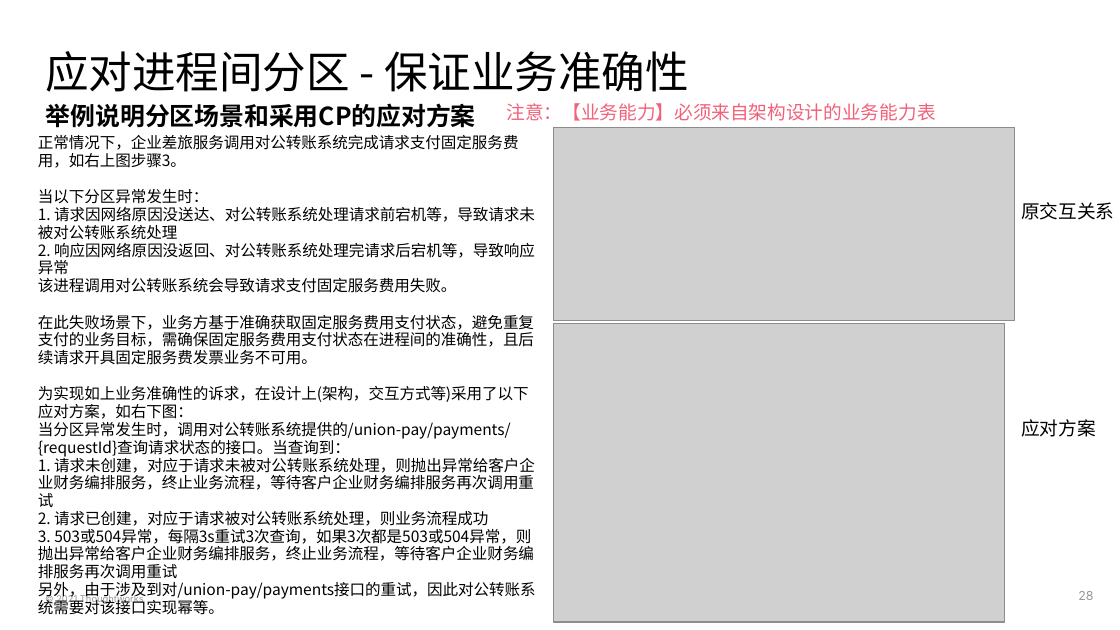
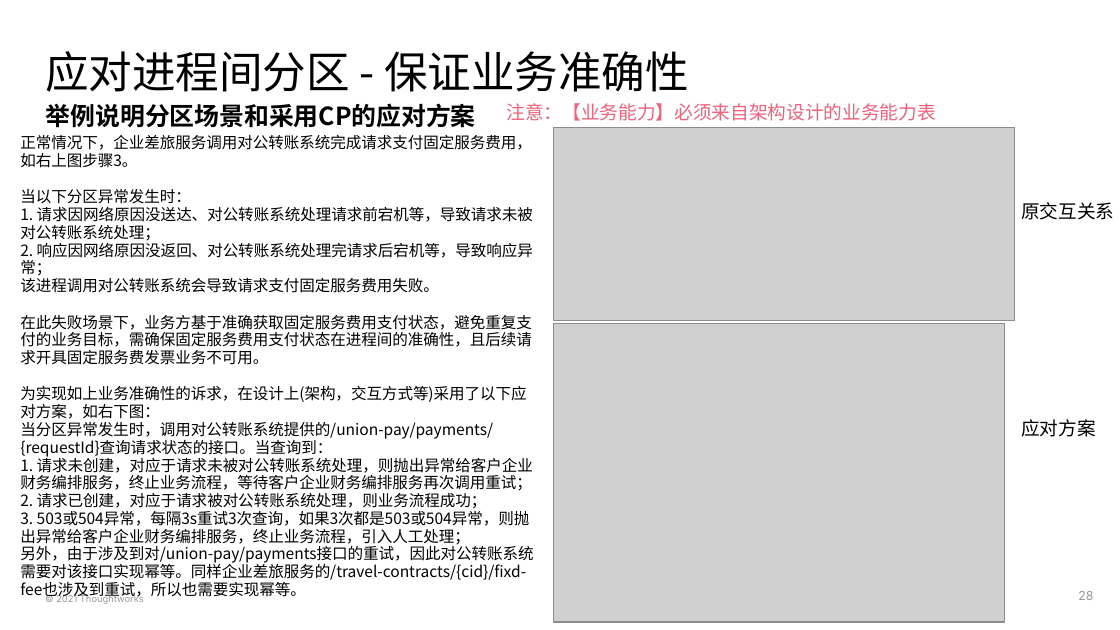
Before and after one commit to deesyx/heima, a slide deck: slide 28 of doc/PS4 黑马考核-项目On-boarding模板-胡炫光.pptx. Drawn at 1120x630 pixels with LibreOffice and Linux fonts; fonts in the diff are those of the drawing; grey boxes stand for pictures. Boxes give left, top, right and bottom in pixels: in the first picture for what was removed or moved away, otherwise in the second. Text is boxed around its words. In the diff, an @@ line names an element or a change of style, - is before the commit and + after.

```diff
--- a/doc/PS4 黑马考核-项目On-boarding模板-胡炫光.pptx
+++ b/doc/PS4 黑马考核-项目On-boarding模板-胡炫光.pptx
@@ text "正常情况下，企业差旅服务调用对公转账系统完成请求支付固定服务费用，如右上图步骤3。": place and size @@
-text "正常情况下，企业差旅服务调用对公转账系统完成请求支付固定服务费用，如右上图步骤3。" at [38,135,536,615]
+text "正常情况下，企业差旅服务调用对公转账系统完成请求支付固定服务费用，如右上图步骤3。" at [20,135,533,600]
@@ text at [20,189,533,293]: text changed @@
-当以下分区异常发生时：
-1. 请求因网络原因没送达、对公转账系统处理请求前宕机等，导致请求未被对公转账系统处理
-2. 响应因网络原因没返回、对公转账系统处理完请求后宕机等，导致响应异常
-该进程调用对公转账系统会导致请求支付固定服务费用失败。
+当以下分区异常发生时：
+1. 请求因网络原因没送达、对公转账系统处理请求前宕机等，导致请求未被对公转账系统处理；
+2. 响应因网络原因没返回、对公转账系统处理完请求后宕机等，导致响应异常；
+该进程调用对公转账系统会导致请求支付固定服务费用失败。
@@ text at [20,386,533,600]: text changed @@
-为实现如上业务准确性的诉求，在设计上(架构，交互方式等)采用了以下应对方案，如右下图：
-当分区异常发生时，调用对公转账系统提供的/union-pay/payments/{requestId}查询请求状态的接口。当查询到：
-1. 请求未创建，对应于请求未被对公转账系统处理，则抛出异常给客户企业财务编排服务，终止业务流程，等待客户企业财务编排服务再次调用重试
-2. 请求已创建，对应于请求被对公转账系统处理，则业务流程成功
-3. 503或504异常，每隔3s重试3次查询，如果3次都是503或504异常，则抛出异常给客户企业财务编排服务，终止业务流程，等待客户企业财务编排服务再次调用重试
-另外，由于涉及到对/union-pay/payments接口的重试，因此对公转账系统需要对该接口实现幂等。
+为实现如上业务准确性的诉求，在设计上(架构，交互方式等)采用了以下应对方案，如右下图：
+当分区异常发生时，调用对公转账系统提供的/union-pay/payments/{requestId}查询请求状态的接口。当查询到：
+1. 请求未创建，对应于请求未被对公转账系统处理，则抛出异常给客户企业财务编排服务，终止业务流程，等待客户企业财务编排服务再次调用重试；
+2. 请求已创建，对应于请求被对公转账系统处理，则业务流程成功；
+3. 503或504异常，每隔3s重试3次查询，如果3次都是503或504异常，则抛出异常给客户企业财务编排服务，终止业务流程，引入人工处理；
+另外，由于涉及到对/union-pay/payments接口的重试，因此对公转账系统需要对该接口实现幂等。同样企业差旅服务的/travel-contracts/{cid}/fixd-fee也涉及到重试，所以也需要实现幂等。
```
Also in this commit, not shown: 7 other slides changed, 2 slides added, 4 slides removed, 4 other files.
